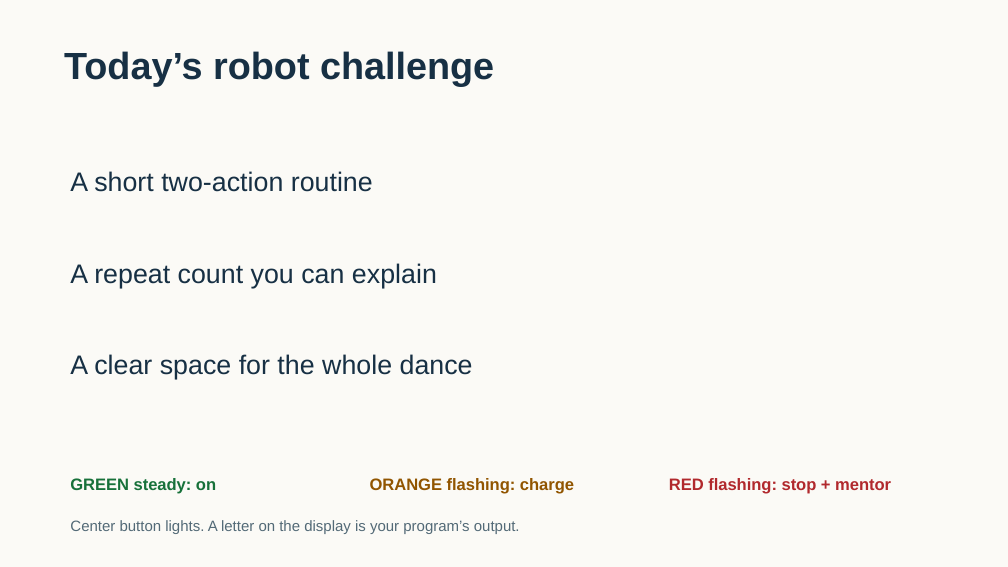
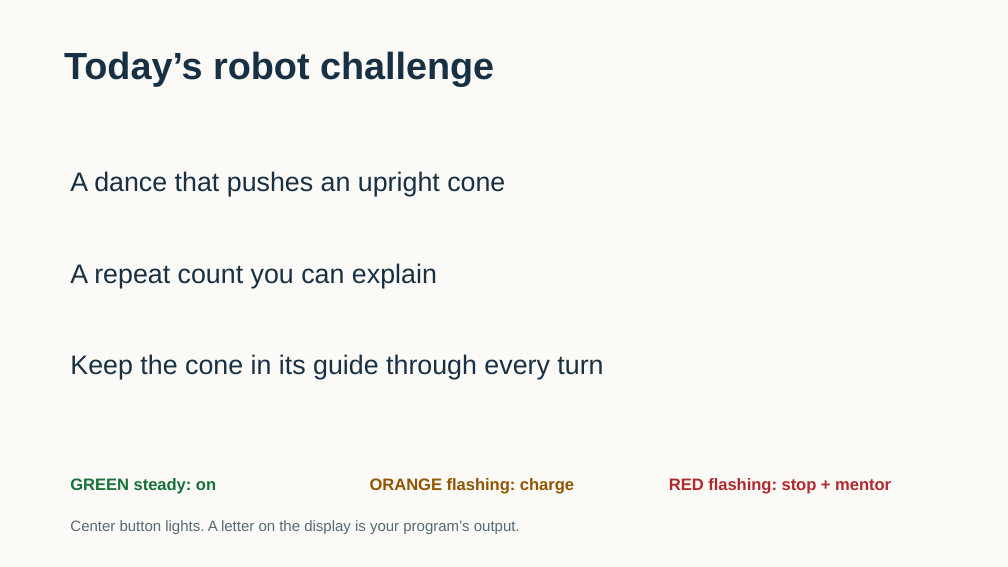
Before and after one commit to FRC999/YMCA-SPIKE-education, a slide deck: slide 2 of 03_Presentations/W03_dance.pptx. Drawn at 1008x567 pixels with LibreOffice and Linux fonts; fonts in the diff are those of the drawing. Boxes give left, top, right and bottom in pixels: in the first picture for what was removed or moved away, otherwise in the second. Text is boxed around its words. In the diff, an @@ line names an element or a change of style, - is before the commit and + after.

Commit message:
Test attached cone pushers during the Week 3 dance including turns

```diff
--- a/03_Presentations/W03_dance.pptx
+++ b/03_Presentations/W03_dance.pptx
@@ text at [70,171,505,197]: text changed @@
-A short two-action routine
+A dance that pushes an upright cone
@@ text at [70,354,603,379]: text changed @@
-A clear space for the whole dance
+Keep the cone in its guide through every turn
```
Also in this commit, not shown: 5 other slides changed, 23 other files.
